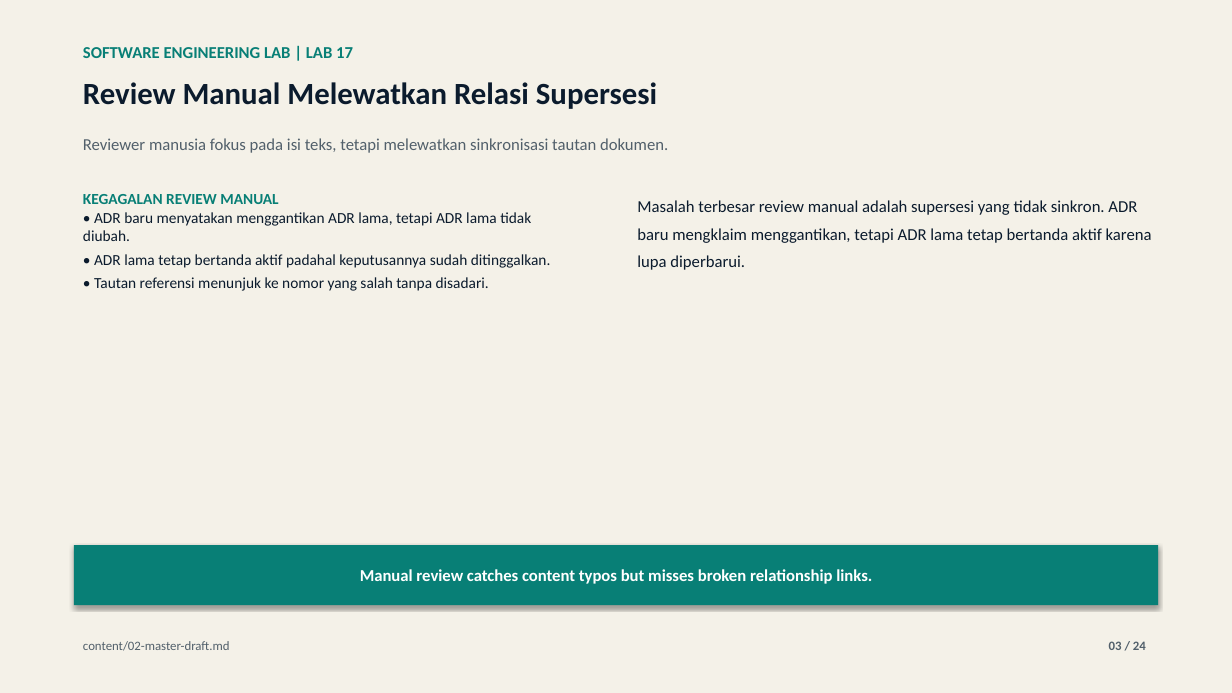
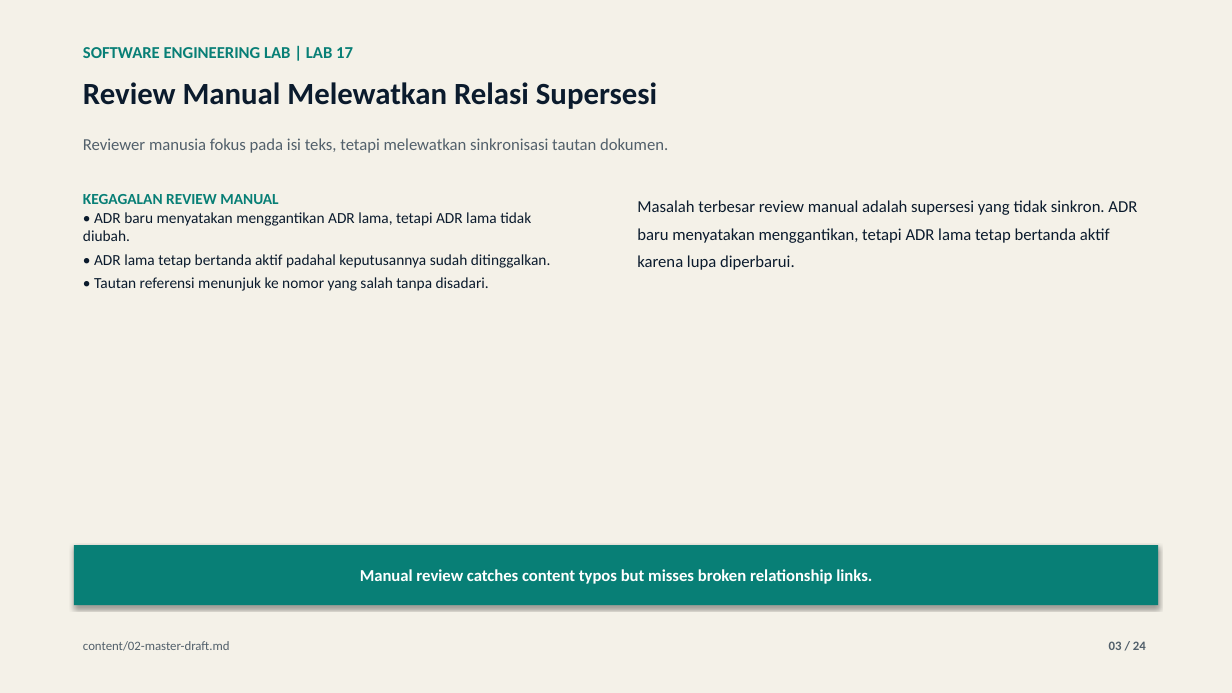
Before and after one commit to lukman-ss/software-engineering-lab, a slide deck: slide 3 of labs/17-architecture-decision-record/result/linkedin/lab-17-architecture-decision-record-carousel.pptx. Drawn at 1232x693 pixels with LibreOffice and Linux fonts; fonts in the diff are those of the drawing. Boxes give left, top, right and bottom in pixels: in the first picture for what was removed or moved away, otherwise in the second. Text is boxed around its words. In the diff, an @@ line names an element or a change of style, - is before the commit and + after.

```diff
--- a/labs/17-architecture-decision-record/result/linkedin/lab-17-architecture-decision-record-carousel.pptx
+++ b/labs/17-architecture-decision-record/result/linkedin/lab-17-architecture-decision-record-carousel.pptx
@@ text at [637,200,1137,243]: text changed @@
-Masalah terbesar review manual adalah supersesi yang tidak sinkron. ADR baru mengklaim menggantikan, tetapi ADR lama tetap bertanda aktif karena lupa diperbarui.
+Masalah terbesar review manual adalah supersesi yang tidak sinkron. ADR baru menyatakan menggantikan, tetapi ADR lama tetap bertanda aktif karena lupa diperbarui.
```
Also in this commit, not shown: 16 other slides changed, 4 other files.
